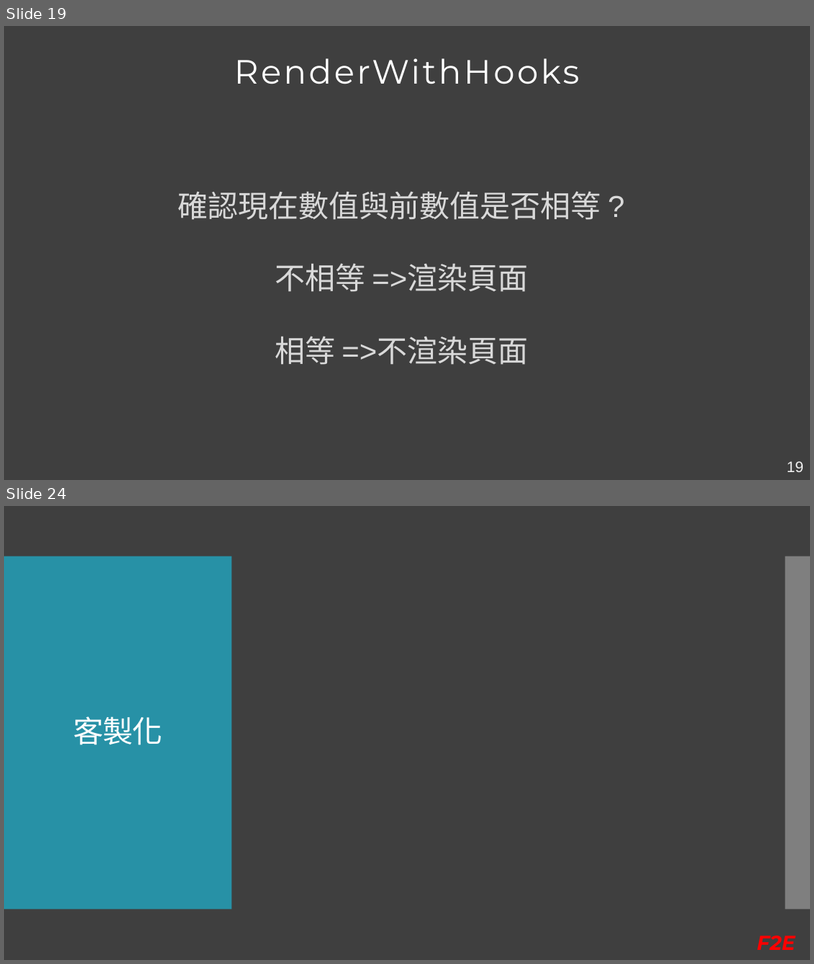
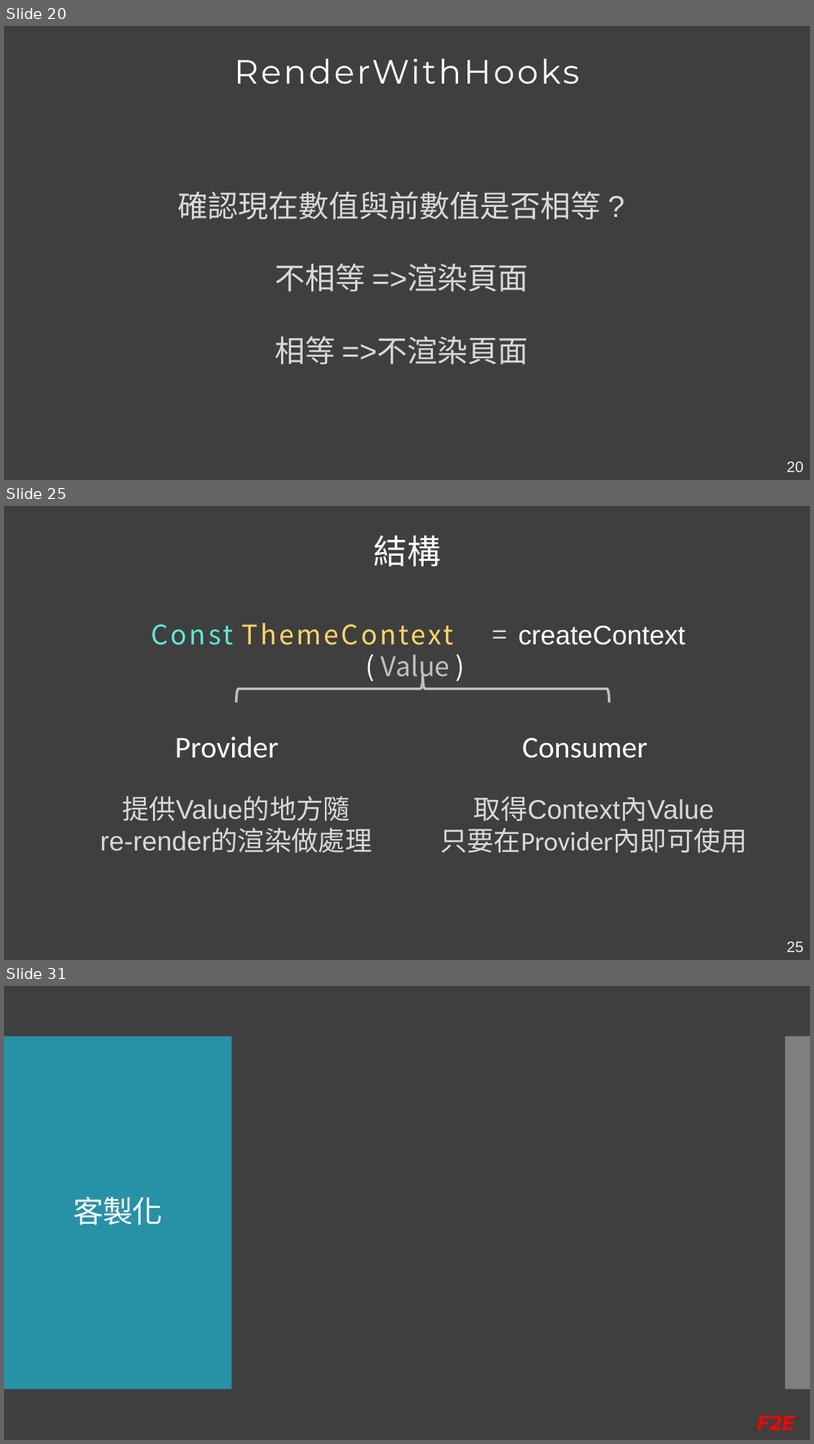
Before and after one commit to Kader-coder/React-Hooks, a slide deck: PPT/React Hooks &.pptx. Shown one above the other, each under a label of ours: slides 19 and 24 before the commit, slides 20, 25 and 31 after it; the slides between them are not shown. The pictures are 814x964 and 814x1444 pixels, drawn with LibreOffice and Linux fonts; fonts in the diff are those of the drawing. Boxes give left, top, right and bottom in pixels: in the first picture for what was removed or moved away, otherwise in the second. Text is boxed around its words. In the diff, an @@ line names an element or a change of style, - is before the commit and + after.

```diff
--- a/PPT/React Hooks &.pptx
+++ b/PPT/React Hooks &.pptx
@@ slide 25 added at <box>4,506,810,960</box>, background #3F3F3F @@
@@ text added at <box>373,535,440,566</box>, 40 pt, text #FFFFFF @@
+結構
@@ text added at <box>152,623,686,645</box>, 32 pt, text #FFFFFF @@
+Const ThemeContext = createContext ( Value )
@@ right brace added at <box>237,674,610,702</box>, outline #BFBFBF 3 pt @@
@@ text added at <box>175,736,279,758</box>, 36 pt, text #FFFFFF @@
+Provider
@@ text added at <box>522,737,648,758</box>, 36 pt, text #FFFFFF @@
+Consumer
@@ text added at <box>100,795,373,852</box>, 32 pt, text #D9D9D9 @@
+提供Value的地方隨
+re-render的渲染做處理
@@ text added at <box>440,796,748,852</box>, 32 pt, text #D9D9D9 @@
+取得Context內Value
+只要在Provider內即可使用
@@ page number added at <box>787,941,804,952</box>, 18 pt, text #F2F2F2 @@
+25
@@ what was slide 19 is now slide 20 @@
@@ page number at <box>787,461,804,472</box>: text changed @@
-19
+20
@@ what was slide 24 is now slide 31 @@
```
Also in this commit, not shown: 2 slides changed, 10 other slides added, 5 slides removed, 13 other files.
